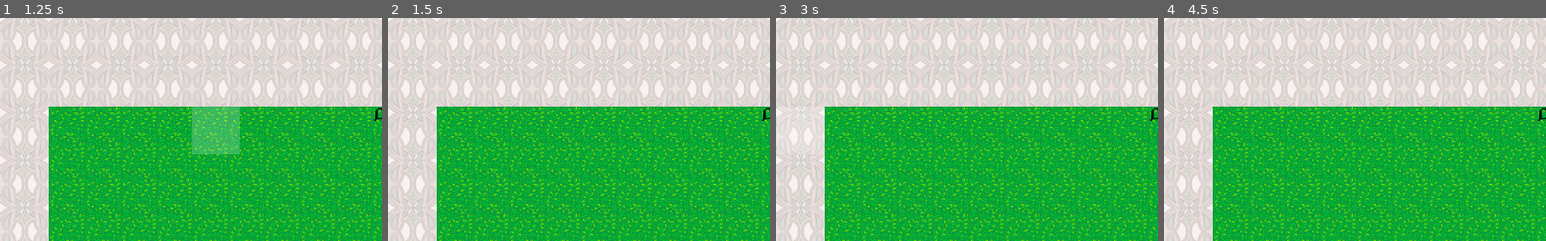
Above: before the commit, frames 1-4 (left to right).
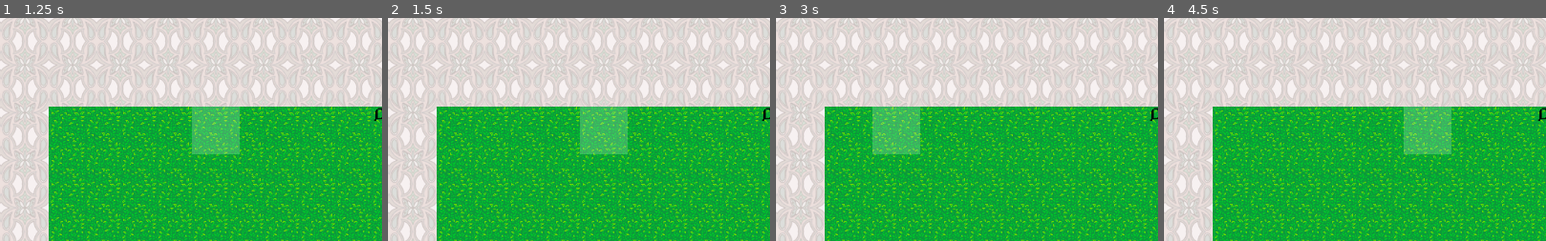
Above: after the commit, the same moments.

Repository: kybek/disconnect
Game: Godot game, scene res://src/world.tscn
Same seed, same stepped clock (60 frames per second), same inputs: the game is played once before the commit and once after it. This scene is started directly instead of the project's main scene. The engine's default icon, where the game draws it, is replaced by a stand-in: a white triangle on a blue panel in a dark square.
Inputs (mouse positions are % of the whole screen's width and height, from its top left):
- Up to frame 1 (1.25 s): tap Enter at 0.5 s; move the mouse to (72, 45) at 0.52 s; right-click (72, 45) at 0.6 s; click (72, 45) at 0.67 s; tap Space (ui_select) at 0.77 s
- Up to frame 2 (1.5 s): tap Space (ui_select) at 1.25 s; move the mouse to (30, 55) at 1.27 s; right-click (30, 55) at 1.35 s; click (30, 55) at 1.42 s
- Up to frame 3 (3 s): tap Space (ui_select) at 1.52, 2.75 s; tap Enter at 2 s; move the mouse to (60, 28) at 2.02 s; right-click (60, 28) at 2.1 s; click (60, 28) at 2.17 s; move the mouse to (45, 70) at 2.77 s; right-click (45, 70) at 2.85 s; click (45, 70) at 2.92 s
- Up to frame 4 (4.5 s): tap Space (ui_select) at 3.02, 3.77, 4.25 s; tap Enter at 3.5 s; move the mouse to (80, 65) at 3.52 s; right-click (80, 65) at 3.6 s; click (80, 65) at 3.67 s; move the mouse to (20, 35) at 4.27 s; right-click (20, 35) at 4.35 s; click (20, 35) at 4.42 s
The pictures show only the part of the screen within x 44-94%, y 30-80%; the shares and areas given below are measured in that part.

Frame 1 is identical in both runs. In frame 2, 2.7% of the frame differs, in the area x 50-63%, y 39-62%; in frame 3, 2.7%; in frame 4, 2.7%.
Error in both runs: Invalid get index '0' (on base: 'Dictionary'). (res://src/score.gd:57)

Commit message:
Fix highlighting negative columns

Diff:
--- a/src/board.gd
+++ b/src/board.gd
@@ -123,7 +123,7 @@
 	if event is InputEventMouse:
 		var col = floor(get_global_mouse_position().x / 64.0)
 
-		if col < cols:
+		if col >= 0 and col < cols:
 			get_node("../background/highlight").rect_position = Vector2(col * 64.0, 0.0)
 
 
